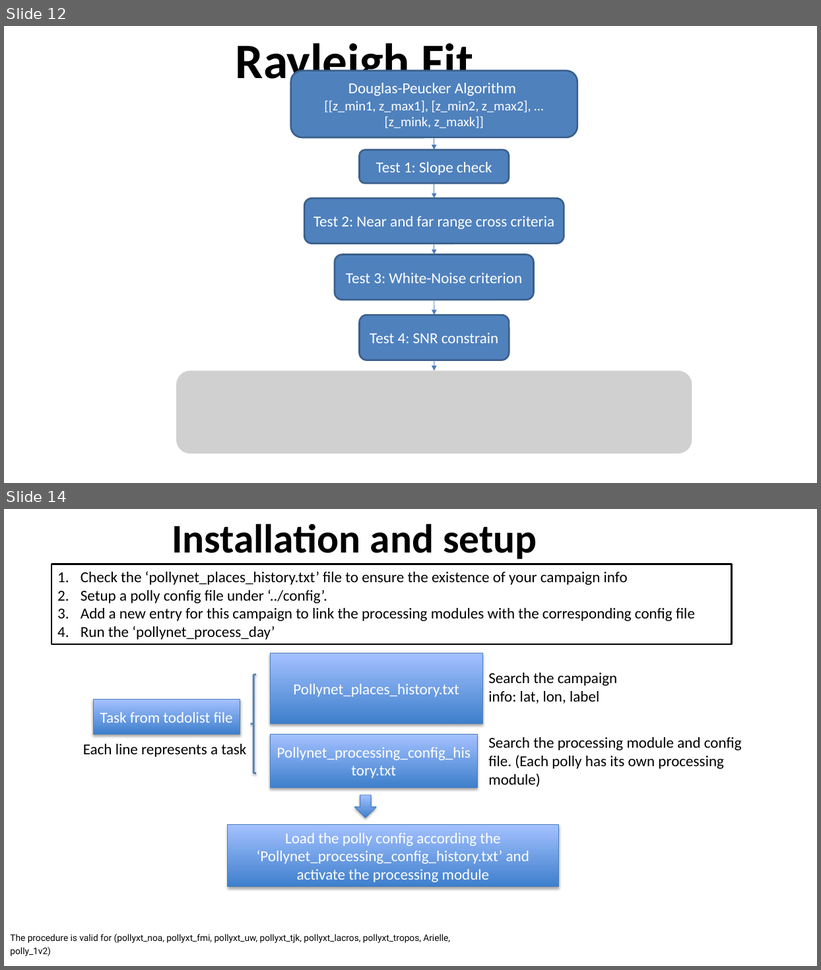
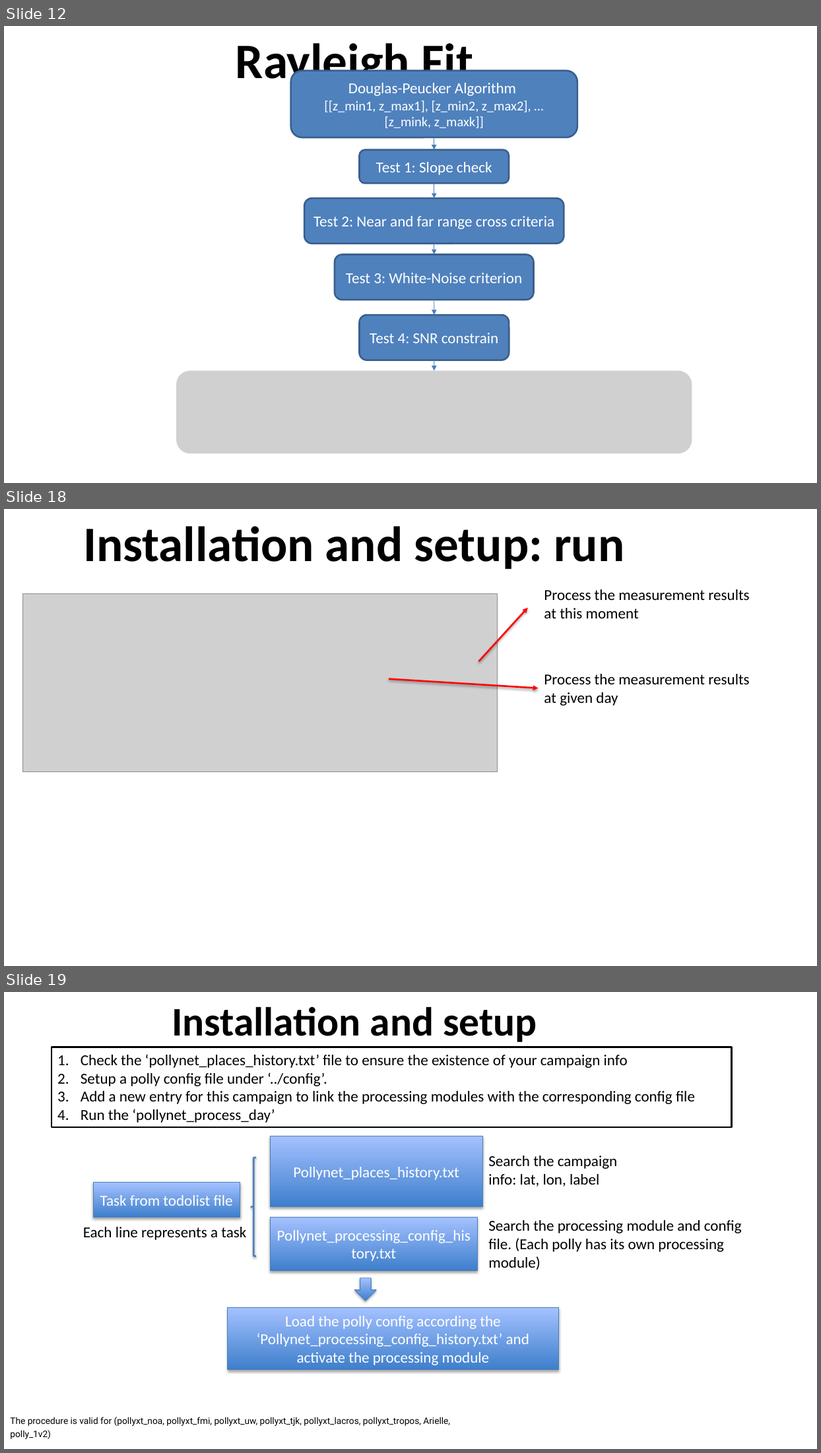
Before and after one commit to PollyNET/Pollynet_Processing_Chain, a slide deck: doc/Pollynet_Processing_Chain.pptx. Shown one above the other, each under a label of ours: slides 12 and 14 before the commit, slides 12, 18 and 19 after it; the slides between them are not shown. The pictures are 821x970 and 821x1453 pixels, drawn with LibreOffice and Linux fonts; fonts in the diff are those of the drawing; grey boxes stand for pictures; background and template pictures are left out. Boxes give left, top, right and bottom in pixels: in the first picture for what was removed or moved away, otherwise in the second. Text is boxed around its words. In the diff, an @@ line names an element or a change of style, - is before the commit and + after.

Commit message:
update the pollynet_processign_program.pptx

```diff
--- a/doc/Pollynet_Processing_Chain.pptx
+++ b/doc/Pollynet_Processing_Chain.pptx
@@ slide 18 added at (4,509,817,966), background #FFFFFF @@
@@ title added at (83,526,624,569), 58.7 pt, text #000000, bold @@
+Installation and setup: run
@@ picture added at (23,593,498,772) @@
@@ text added at (544,590,749,619), 18 pt, text #000000 @@
+Process the measurement results at this moment
@@ arrow added from (479, 661) to (528, 608), #FF0000 2 pt @@
@@ arrow added from (389, 679) to (539, 689), #FF0000 2 pt @@
@@ text added at (544,674,749,706), 18 pt, text #000000 @@
+Process the measurement results at given day
@@ what was slide 14 is now slide 19 @@
```
Also in this commit, not shown: 2 slides changed, 4 other slides added.
